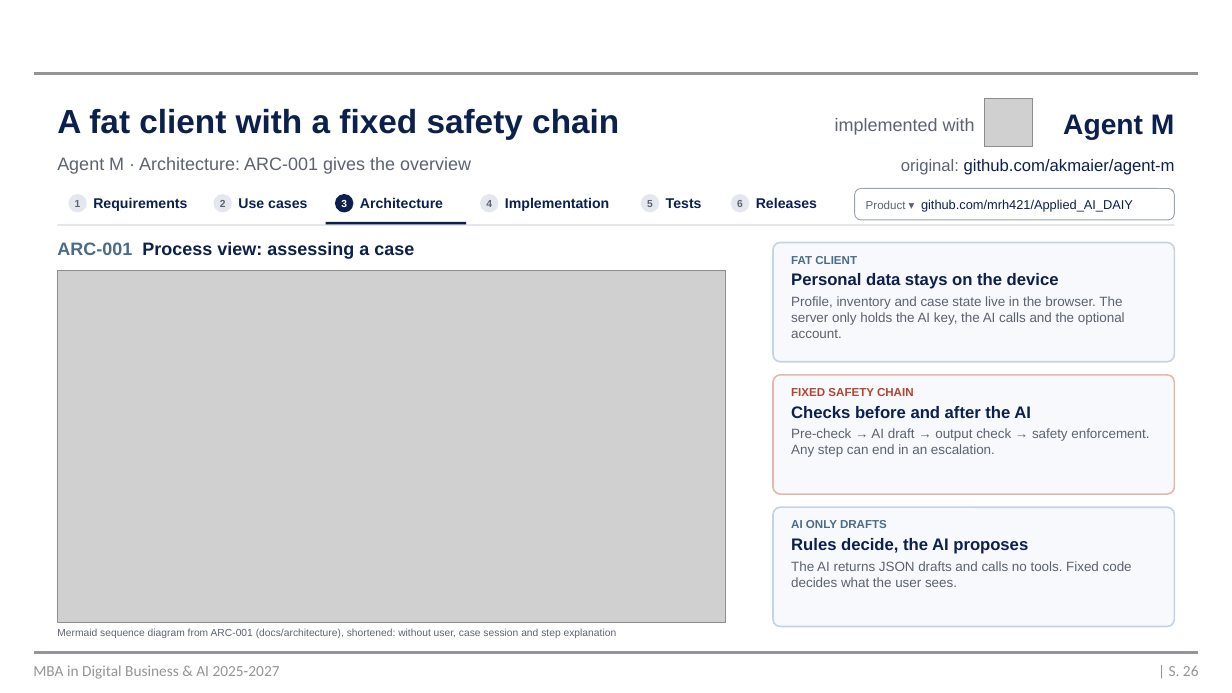
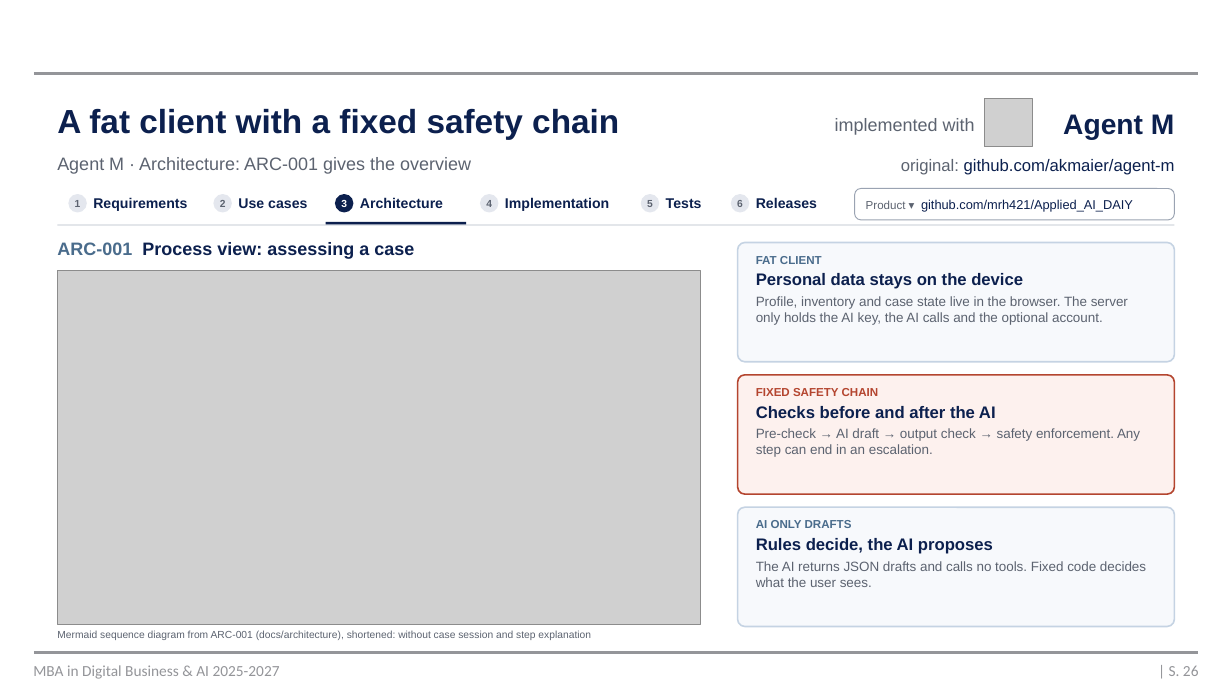
Before and after one commit to mrh421/Applied_AI_DAIY, a slide deck: slide 26 of presentation/DAIY_pre-presentation_v6.pptx. Drawn at 1232x693 pixels with LibreOffice and Linux fonts; fonts in the diff are those of the drawing; grey boxes stand for pictures; background and template pictures are left out. Boxes give left, top, right and bottom in pixels: in the first picture for what was removed or moved away, otherwise in the second. Text is boxed around its words. In the diff, an @@ line names an element or a change of style, - is before the commit and + after.

```diff
--- a/presentation/DAIY_pre-presentation_v6.pptx
+++ b/presentation/DAIY_pre-presentation_v6.pptx
@@ rounded rectangle: place and size @@
-rounded rectangle at box(774, 242, 1175, 361)
+rounded rectangle at box(738, 242, 1175, 361)
@@ text "FAT CLIENT" rewrapped from box(791, 256, 1125, 338) to box(756, 256, 1128, 325) @@
@@ picture: place and size @@
-picture at box(57, 271, 726, 623)
+picture at box(57, 271, 701, 625)
@@ rounded rectangle: place and size @@
-rounded rectangle at box(774, 375, 1175, 494)
+rounded rectangle at box(738, 375, 1175, 494)
@@ rounded rectangle at box(738, 375, 1175, 494): fill #F7F9FC to #FDF1EE; outline #E3B8AE 1.25 pt to #B4452F 1.25 pt @@
@@ text "FIXED SAFETY CHAIN" rewrapped from box(791, 388, 1149, 457) to box(756, 388, 1140, 457) @@
@@ rounded rectangle: place and size @@
-rounded rectangle at box(774, 507, 1175, 627)
+rounded rectangle at box(738, 507, 1175, 627)
@@ text "AI ONLY DRAFTS" rewrapped from box(791, 520, 1132, 587) to box(756, 520, 1146, 587) @@
@@ text at box(57, 630, 591, 640): text changed @@
-Mermaid sequence diagram from ARC-001 (docs/architecture), shortened: without user, case session and step explanation
+Mermaid sequence diagram from ARC-001 (docs/architecture), shortened: without case session and step explanation
```
Also in this commit, not shown: 1 other file.
